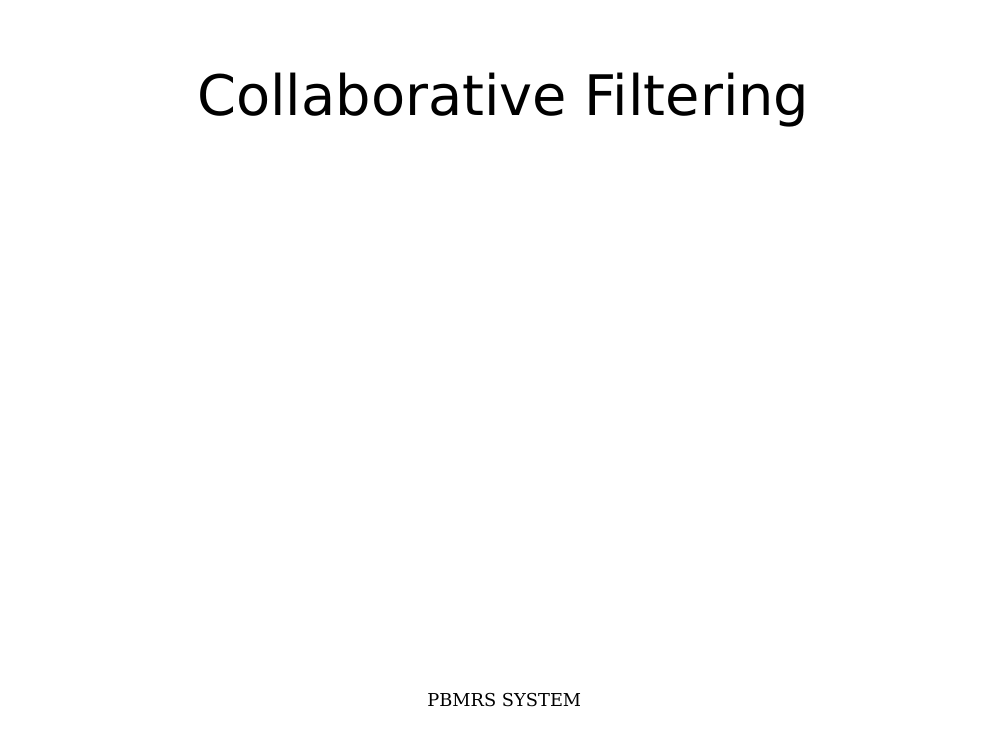
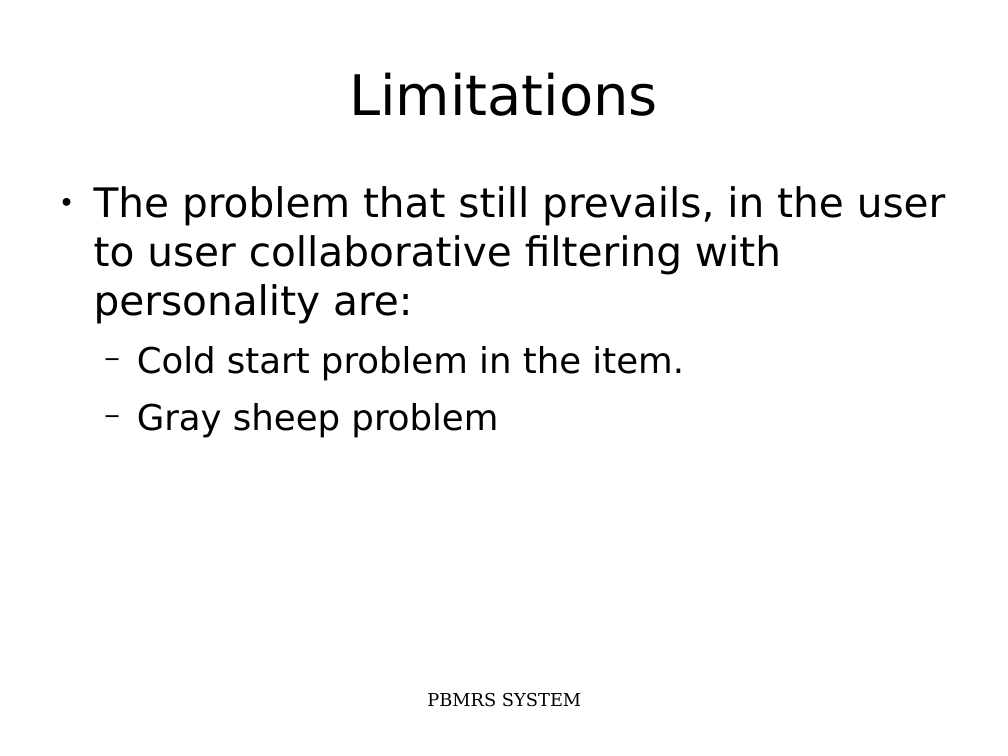
Before and after one commit to nbnbhattarai/ReportCollection, a slide deck: slide 12 of major_project_report/majorProjectSlides.odp (slide 8 before the commit). Drawn at 1008x756 pixels with LibreOffice and Linux fonts; fonts in the diff are those of the drawing. Boxes give left, top, right and bottom in pixels: in the first picture for what was removed or moved away, otherwise in the second. Text is boxed around its words. In the diff, an @@ line names an element or a change of style, - is before the commit and + after.

```diff
--- a/major_project_report/majorProjectSlides.odp
+++ b/major_project_report/majorProjectSlides.odp
@@ title at (349,72,658,116): text changed @@
-Collaborative Filtering
+Limitations
@@ text added at (94,186,946,437), 32 pt, text #000000 @@
+● The problem that still prevails, in the user to user collaborative filtering with personality are:
+  − Cold start problem in the item.
+  − Gray sheep problem
```
Also in this commit, not shown: 5 other slides changed, 2 slides added, 1 slide removed, 1 other file.
